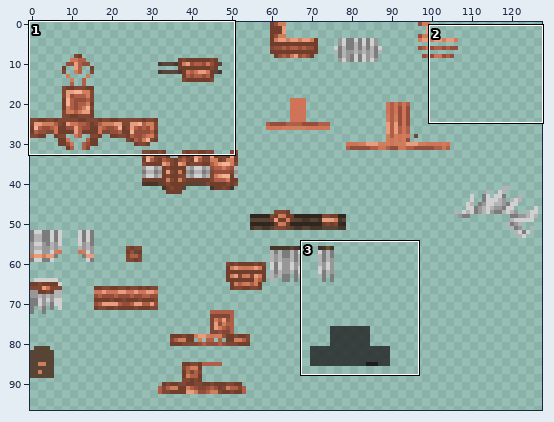
Sprite sheet: src/main/resources/assets/gyrosmedievalarmory/textures/models/armor/custom/decorated_copper_armor.png. The picture above shows the old version from afar; the outline marks the close-up.
Close-up. Before:
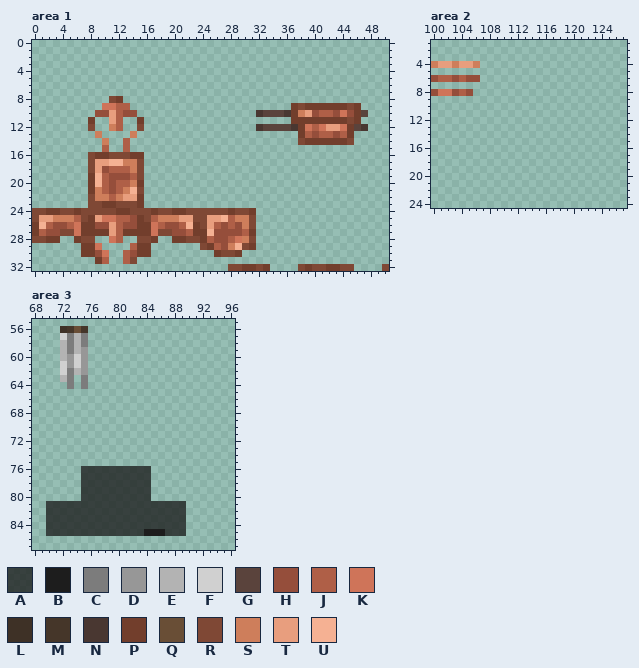
The file is 128x128 pixels. Colours within 5 levels of each other are drawn and written as one. Shown: area 1: x 0..50, y 0..32; area 2: x 100..127, y 1..24; area 3: x 68..96, y 55..87. The wide view leaves out empty margins.
Palette (. is transparent): A #1c1c1cc4  B #1d1d1d  C #7c7c7c  D #979797  E #b3b3b3  F #d0d0d0  G #5a433c  H #954e3b  J #af5f47  K #cf7459  L #3e3126  M #453629  N #493731  P #723e2c  Q #694e36  R #7f4835  S #ce7e5b  T #e89e7e  U #f5b193
After the commit:
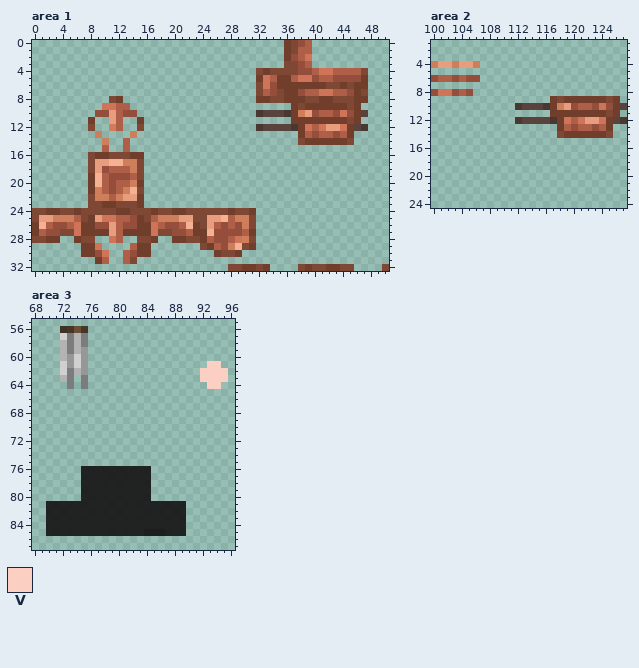
Colours new in this view: V #fbcfc2
Changes in this commit:
colour A: #1c1c1cc4 -> #1a1a1af1
Area 1:
y 0: x 36..39 .... -> PRHJ
y 1: x 36..39 .... -> PRJJ
y 2: x 36..39 .... -> PHJK
y 3: x 36..39 .... -> RRHJ
y 4: x 32..47 ................ -> RPRRRRHHJKKJJJJR
y 5: x 32..47 ................ -> PKJPPJKKHJJHHHHP
y 6: x 32..47 ................ -> RKHPPPPPPPRRPRPP
y 7: x 32..47 ................ -> RJHRPPHJJKKJJHPR
y 8: x 32..47 ................ -> PPRRPPPRRPPRRRPP
Area 2:
y 9: x 117..126 .......... -> PRPPPPPPRP
y 10: x 112..127 ................ -> NGGGNPSTHJJHKHPG
y 11: x 117..126 .......... -> PPPPPPPPRP
y 12: x 112..127 ................ -> NGGGGNPKJKTTKPGN
y 13: x 118..125 ........ -> PJHJJHJP
y 14: x 118..125 ........ -> RPPPPPPR
Area 3:
y 61: x 93..94 .. -> VV
y 62..63: x 92..95 .... -> VVVV
y 64: x 93..94 .. -> VV
Where, in picture pixels (left, top, right, bottom), the same in both close-ups:
added: (256, 40, 368, 103)
added: (515, 96, 627, 138)
added: (200, 361, 228, 389)
changed: (46, 466, 186, 536)
